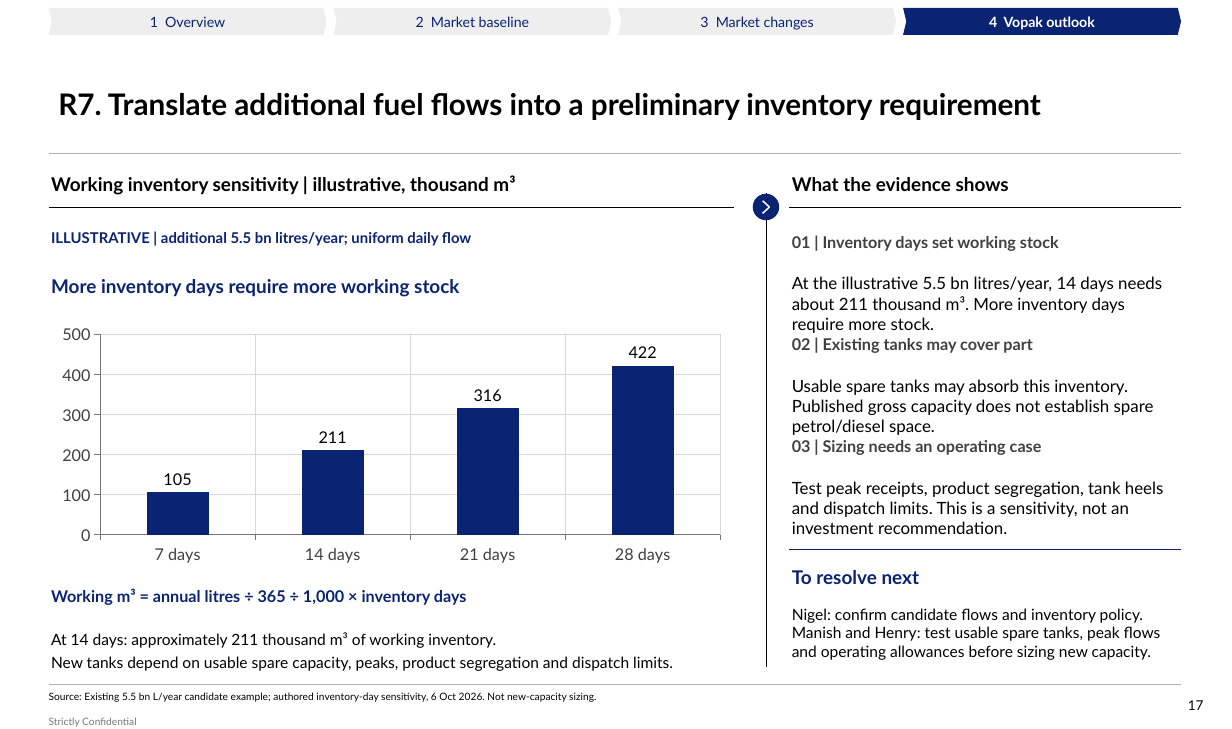
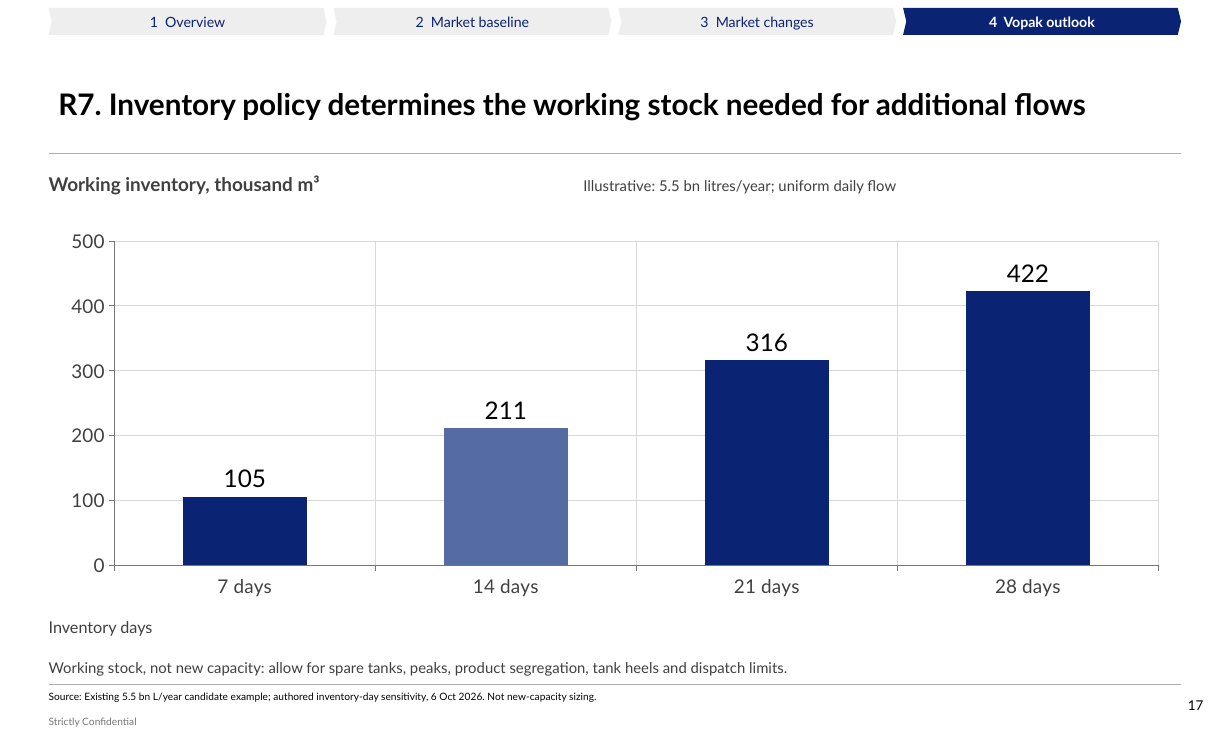
Before and after one commit to Africa-International-Advisors/liquid_fuels_model, a slide deck: slide 17 of pptx/output/delivered/Vopak_Week1_Convergence_2026_10_06.pptx. Drawn at 1232x729 pixels with LibreOffice and Linux fonts; fonts in the diff are those of the drawing; background and template pictures are left out. Boxes give left, top, right and bottom in pixels: in the first picture for what was removed or moved away, otherwise in the second. Text is boxed around its words. In the diff, an @@ line names an element or a change of style, - is before the commit and + after.

```diff
--- a/pptx/output/delivered/Vopak_Week1_Convergence_2026_10_06.pptx
+++ b/pptx/output/delivered/Vopak_Week1_Convergence_2026_10_06.pptx
@@ title at box(58, 93, 1086, 121): text changed @@
-R7. Translate additional fuel flows into a preliminary inventory requirement
+R7. Inventory policy determines the working stock needed for additional flows
@@ text at box(49, 175, 320, 195): text changed; text colour #000000 to #404040 @@
-Working inventory sensitivity | illustrative, thousand m³
+Working inventory, thousand m³
@@ text removed at box(792, 177, 1009, 191) @@
-What the evidence shows
@@ line removed from (49, 207) to (734, 207) @@
@@ text at box(583, 180, 896, 194): text changed; text colour #0A2373 to #404040; bold off @@
-ILLUSTRATIVE | additional 5.5 bn litres/year; uniform daily flow
+Illustrative: 5.5 bn litres/year; uniform daily flow
@@ ellipse removed at box(754, 194, 779, 220) @@
@@ line removed from (762, 200) to (770, 207) @@
@@ line removed from (770, 207) to (762, 213) @@
@@ line removed from (766, 194) to (766, 667) @@
@@ line removed from (790, 207) to (1181, 207) @@
@@ column chart at box(49, 222, 1181, 606) @@
@@ data labels of Series 1 changed @@
@@ colours of single points changed @@
@@ category axis changed @@
@@ value axis changed @@
@@ bar spacing changed @@
@@ column chart: place and size @@
-column chart at box(49, 320, 734, 569)
+column chart at box(49, 222, 1181, 606)
@@ text removed at box(792, 236, 1059, 251) @@
-01 | Inventory days set working stock
@@ text removed at box(51, 279, 459, 297) @@
-More inventory days require more working stock
@@ text removed at box(792, 276, 1162, 333) @@
-At the illustrative 5.5 bn litres/year, 14 days needs about 211 thousand m³. More inventory days require more stock.
@@ text removed at box(792, 338, 1032, 353) @@
-02 | Existing tanks may cover part
@@ text removed at box(792, 379, 1154, 435) @@
-Usable spare tanks may absorb this inventory. Published gross capacity does not establish spare petrol/diesel space.
@@ text removed at box(792, 440, 1042, 455) @@
-03 | Sizing needs an operating case
@@ text removed at box(792, 481, 1163, 534) @@
-Test peak receipts, product segregation, tank heels and dispatch limits. This is a sensitivity, not an investment recommendation.
@@ line removed from (790, 549) to (1181, 549) @@
@@ text removed at box(51, 588, 467, 605) @@
-Working m³ = annual litres ÷ 365 ÷ 1,000 × inventory days
@@ text removed at box(792, 570, 920, 584) @@
-To resolve next
@@ text added at box(49, 621, 152, 636), 12 pt, text none @@
+Inventory days
@@ text removed at box(792, 608, 1161, 660) @@
-Nigel: confirm candidate flows and inventory policy. Manish and Henry: test usable spare tanks, peak flows and operating allowances before sizing new capacity.
@@ text at box(49, 662, 787, 676): text changed; size 11.5 to 11 pt; text colour #000000 to none @@
-At 14 days: approximately 211 thousand m³ of working inventory.
-New tanks depend on usable spare capacity, peaks, product segregation and dispatch limits.
+Working stock, not new capacity: allow for spare tanks, peaks, product segregation, tank heels and dispatch limits.
```
Also in this commit, not shown: 18 other slides changed, 2 slides added, 15 other files.
